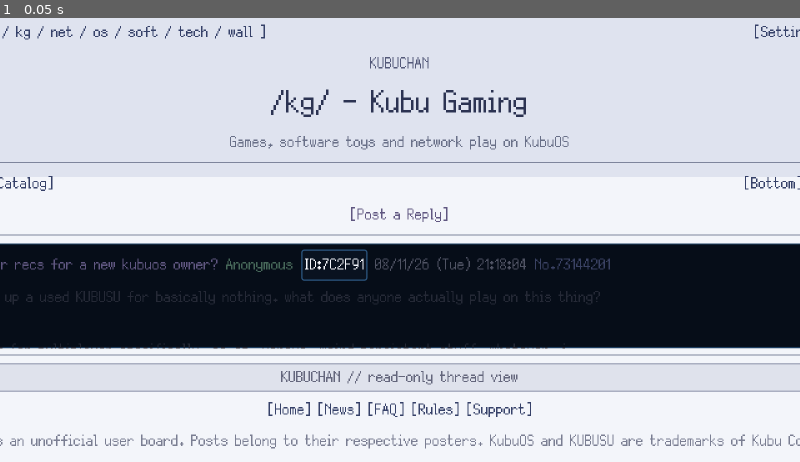
Above: before the commit, frame 1.
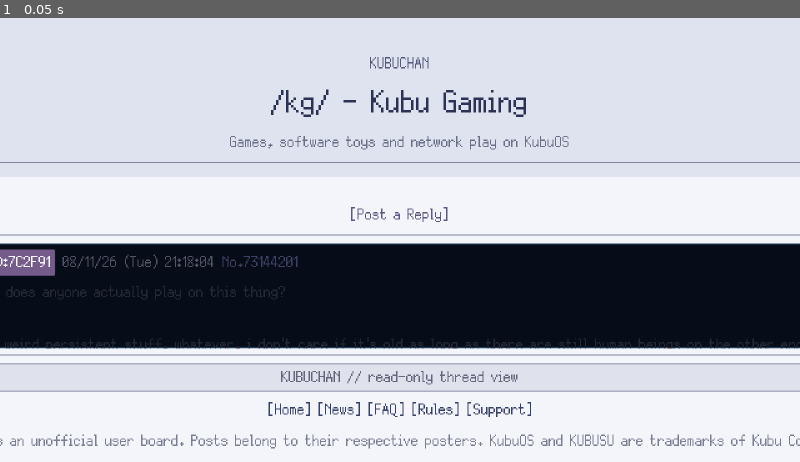
Above: after the commit, the same moment.

Repository: GYU-GAZE/NULL-NETWORK
Game: Godot game, scene res://apps/browser/sites/kubuchan/kubuchan.tscn
The game is run twice, just before and just after one commit, with the same random seed, the same clock (stepped at 60 frames per second) and the same inputs. This scene is started directly instead of the project's main scene. The engine's default icon, where the game draws it, is replaced by a stand-in: a white triangle on a blue panel in a dark square.
Inputs:
- Up to frame 1 (0.05 s): no input

The runs differ from the first frame. In frame 1, 2.6% of the frame differs, in the area x 0-100%, y 1-97%.
Error before the commit: Trying to assign value of type 'LinkButton' to a variable of type 'Button'. (res://apps/browser/sites/kubuchan/kubuchan_post_card.gd:14)

Commit message:
Make Kubuchan post rendering match imageboard conventions

Diff:
--- a/apps/browser/sites/kubuchan/kubuchan_post_card.gd
+++ b/apps/browser/sites/kubuchan/kubuchan_post_card.gd
@@ -4,17 +4,26 @@
 
 signal link_requested(url: String)
 
+@export_category("Chan Layout")
+@export var reply_indent: float = 24.0
+@export var reply_width_ratio: float = 0.76
+@export var reply_min_width: float = 420.0
+@export var reply_max_width: float = 860.0
+
+@onready var indent: Control = %Indent
 @onready var post_panel: PanelContainer = %PostPanel
 @onready var subject_label: Label = %SubjectLabel
 @onready var author_label: Label = %AuthorLabel
+@onready var uid_badge: PanelContainer = %UidBadge
 @onready var uid_label: Label = %UidLabel
 @onready var timestamp_label: Label = %TimestampLabel
 @onready var post_number_label: Label = %PostNumberLabel
 @onready var body_label: RichTextLabel = %BodyLabel
-@onready var link_button: Button = %LinkButton
+@onready var link_button: LinkButton = %LinkButton
 
 var _link_url: String = ""
 var _pulse_tween: Tween
+var _is_op: bool = false
 
 
 func _ready() -> void:
@@ -24,13 +33,18 @@
 	body_label.scroll_active = false
 	body_label.bbcode_enabled = true
 
+	if not resized.is_connected(_refresh_post_width):
+		resized.connect(_refresh_post_width)
+
+	call_deferred("_refresh_post_width")
+
 
 func configure(post_data: KubuchanPostData) -> void:
 	if post_data == null:
 		return
 
-	add_theme_constant_override("margin_left", 0 if post_data.is_op else 34)
-	add_theme_constant_override("margin_right", 0 if post_data.is_op else 16)
+	_is_op = post_data.is_op
+	indent.custom_minimum_size.x = 0.0 if _is_op else reply_indent
 
 	subject_label.text = post_data.subject
 	subject_label.visible = not post_data.subject.strip_edges().is_empty()
@@ -44,7 +58,9 @@
 	link_button.visible = post_data.has_link()
 	link_button.text = post_data.link_label
 
-	_apply_post_style(post_data)
+	_apply_post_style()
+	_apply_uid_badge_style(post_data.uid)
+	call_deferred("_refresh_post_width")
 
 	if post_data.is_system_spam and post_data.has_link():
 		_start_link_pulse()
@@ -55,49 +71,77 @@
 func _build_body_bbcode(raw_text: String) -> String:
 	var rendered_lines := PackedStringArray()
 
-	for line in raw_text.split("\n"):
+	for line: String in raw_text.split("\n"):
 		var escaped_line: String = line.replace("[", "[lb]")
-		if line.begins_with(">"):
-			rendered_lines.append("[color=#68789a]%s[/color]" % escaped_line)
+
+		if line.begins_with(">>"):
+			rendered_lines.append("[color=#4f5b8b]%s[/color]" % escaped_line)
+		elif line.begins_with(">"):
+			rendered_lines.append("[color=#4f745f]%s[/color]" % escaped_line)
 		else:
 			rendered_lines.append(escaped_line)
 
 	return "\n".join(rendered_lines)
 
 
-func _apply_post_style(post_data: KubuchanPostData) -> void:
+func _apply_post_style() -> void:
 	var style := StyleBoxFlat.new()
-	style.content_margin_left = 9.0
-	style.content_margin_top = 7.0
-	style.content_margin_right = 9.0
-	style.content_margin_bottom = 8.0
-	style.border_width_left = 1
-	style.border_width_top = 1
-	style.border_width_right = 1
-	style.border_width_bottom = 1
+	style.corner_radius_top_left = 0
+	style.corner_radius_top_right = 0
+	style.corner_radius_bottom_right = 0
+	style.corner_radius_bottom_left = 0
+
+	if _is_op:
+		style.bg_color = Color(0, 0, 0, 0)
+		style.border_color = Color(0, 0, 0, 0)
+	else:
+		# Classic imageboard geometry: OP sits directly on the page while replies
+		# are compact, indented boxes. The palette is KubuOS-specific, but the
+		# spatial language intentionally follows a traditional 4chan thread.
+		style.bg_color = Color("e3e7f0")
+		style.border_color = Color("c0c7d6")
+		style.border_width_left = 1
+		style.border_width_top = 1
+		style.border_width_right = 1
+		style.border_width_bottom = 1
+
+	post_panel.add_theme_stylebox_override(&"panel", style)
+
+
+func _apply_uid_badge_style(uid: String) -> void:
+	var hash_value: int = absi(uid.hash())
+	var hue: float = float(hash_value % 360) / 360.0
+	var badge_color := Color.from_hsv(hue, 0.34, 0.54)
+
+	var style := StyleBoxFlat.new()
+	style.bg_color = badge_color
+	style.content_margin_left = 3.0
+	style.content_margin_right = 3.0
+	style.content_margin_top = 0.0
+	style.content_margin_bottom = 0.0
 	style.corner_radius_top_left = 1
 	style.corner_radius_top_right = 1
 	style.corner_radius_bottom_right = 1
 	style.corner_radius_bottom_left = 1
+	uid_badge.add_theme_stylebox_override(&"panel", style)
 
-	if post_data.is_op:
-		style.bg_color = Color("edf2fa")
-		style.border_color = Color("8a98b0")
-	elif post_data.is_system_spam:
-		style.bg_color = Color("e9eafa")
-		style.border_color = Color("706892")
-	else:
-		style.bg_color = Color("e4e9f2")
-		style.border_color = Color("9aa5b7")
 
-	post_panel.add_theme_stylebox_override(&"panel", style)
+func _refresh_post_width() -> void:
+	if not is_instance_valid(post_panel) or not is_instance_valid(indent):
+		return
 
-	if post_data.is_system_spam:
-		author_label.add_theme_color_override(&"font_color", Color("594e80"))
-		uid_label.add_theme_color_override(&"font_color", Color("6f648f"))
-	else:
-		author_label.add_theme_color_override(&"font_color", Color("355f55"))
-		uid_label.add_theme_color_override(&"font_color", Color("5a6680"))
+	var available_width: float = maxf(1.0, size.x - indent.custom_minimum_size.x)
+
+	if _is_op:
+		post_panel.custom_minimum_size.x = available_width
+		return
+
+	var target_width: float = clampf(
+		available_width * reply_width_ratio,
+		reply_min_width,
+		reply_max_width
+	)
+	post_panel.custom_minimum_size.x = minf(target_width, available_width)
 
 
 func _start_link_pulse() -> void:
@@ -109,21 +153,23 @@
 	_pulse_tween.tween_property(
 		link_button,
 		"modulate",
-		Color(1.0, 1.0, 1.0, 0.72),
-		0.82
+		Color(0.78, 0.78, 1.0, 1.0),
+		0.9
 	)
 	_pulse_tween.tween_property(
 		link_button,
 		"modulate",
 		Color.WHITE,
-		0.82
+		0.9
 	)
 
 
 func _stop_link_pulse() -> void:
 	if _pulse_tween != null and _pulse_tween.is_valid():
 		_pulse_tween.kill()
+
 	_pulse_tween = null
+
 	if is_instance_valid(link_button):
 		link_button.modulate = Color.WHITE
 
@@ -131,4 +177,5 @@
 func _on_link_pressed() -> void:
 	if _link_url.is_empty():
 		return
+
 	link_requested.emit(_link_url)
